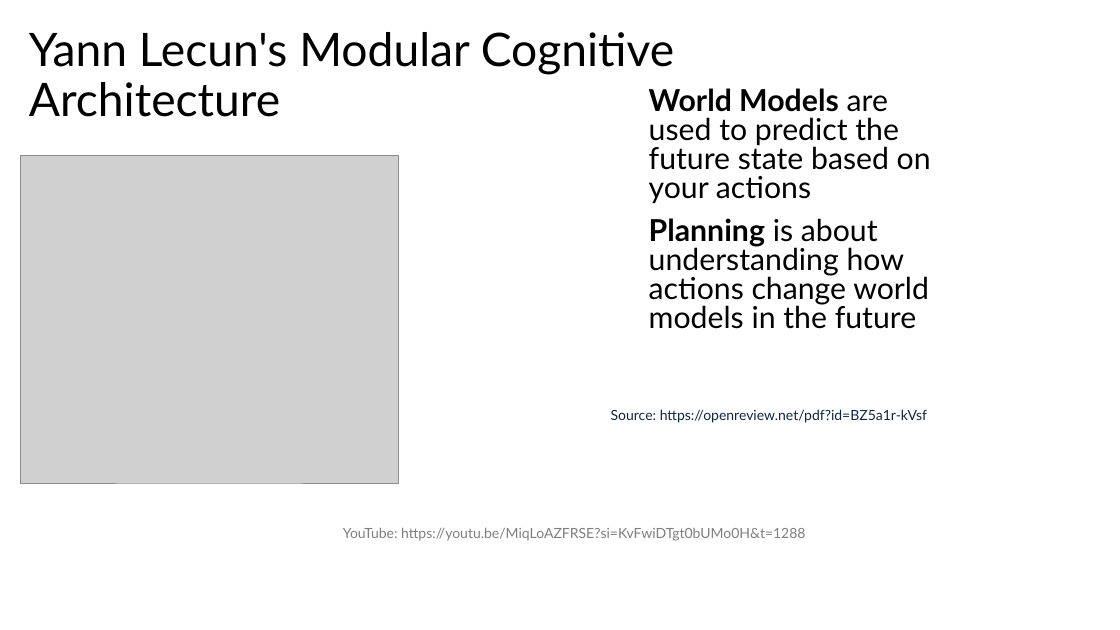
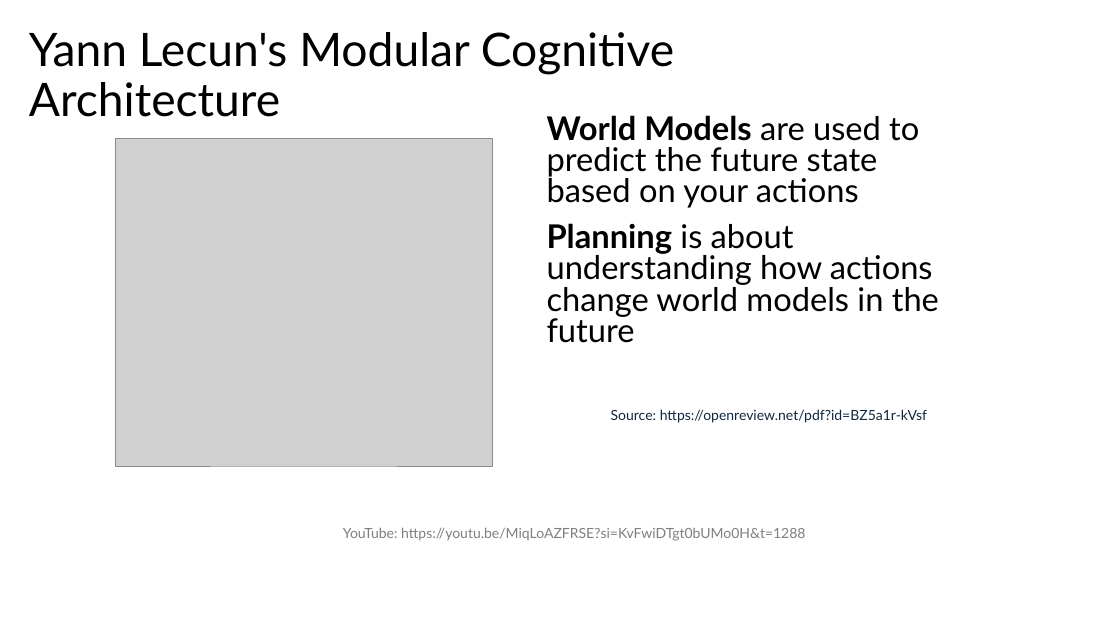
Before and after one commit to dmccreary/agents-course, a slide deck: slide 6 of slides/Figures.pptx. Drawn at 1120x630 pixels with LibreOffice and Linux fonts; fonts in the diff are those of the drawing; grey boxes stand for pictures. Boxes give left, top, right and bottom in pixels: in the first picture for what was removed or moved away, otherwise in the second. Text is boxed around its words. In the diff, an @@ line names an element or a change of style, - is before the commit and + after.

```diff
--- a/slides/Figures.pptx
+++ b/slides/Figures.pptx
@@ text "World Models are used to ...": place and size @@
-text "World Models are used to ..." at (649, 88, 931, 329)
+text "World Models are used to ..." at (547, 115, 939, 343)
@@ text "World Models are used to ..." at (547, 115, 939, 343): size 25.9 to 28 pt @@
@@ picture: place and size @@
-picture at (20, 155, 397, 483)
+picture at (115, 138, 492, 465)
```
Also in this commit, not shown: 1 other slide changed, 3 slides added, 4 other files.
